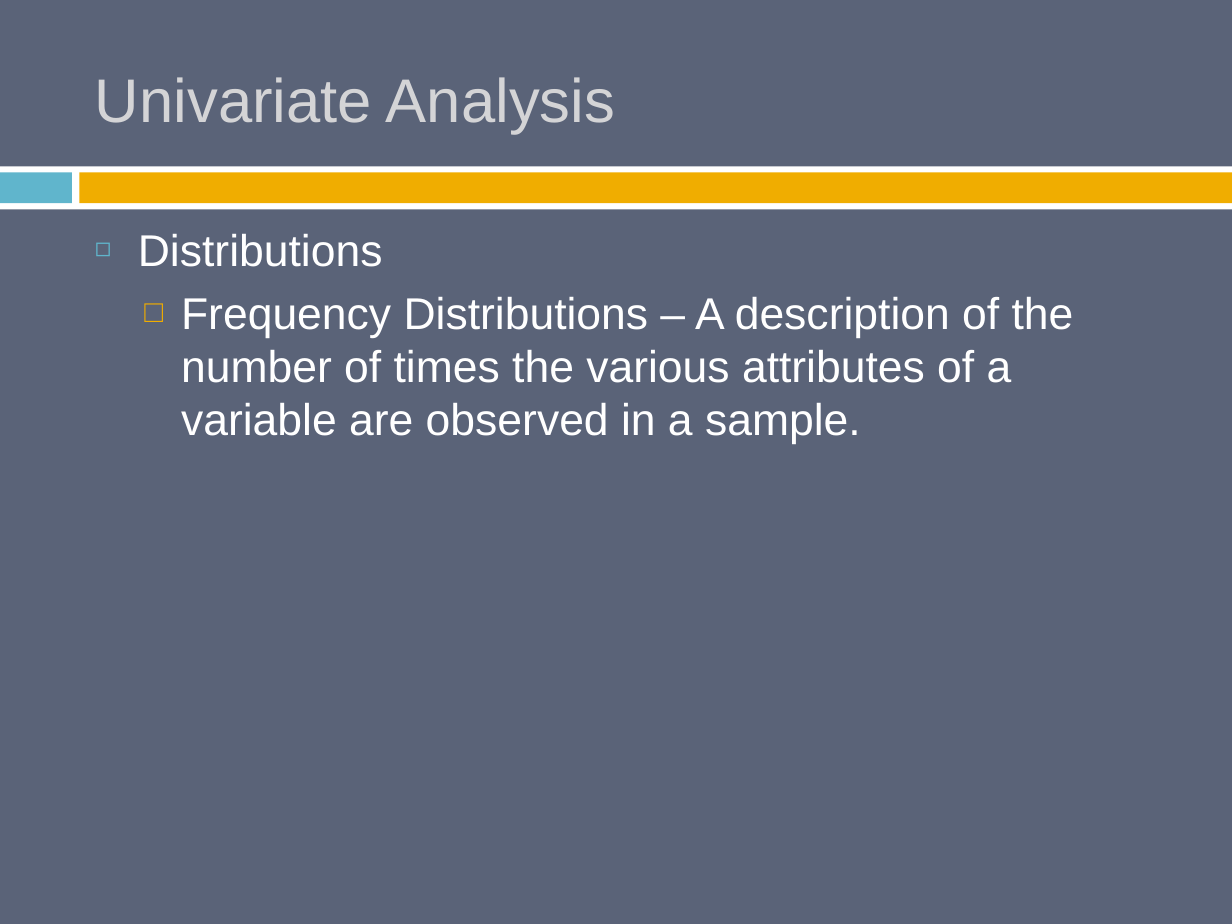
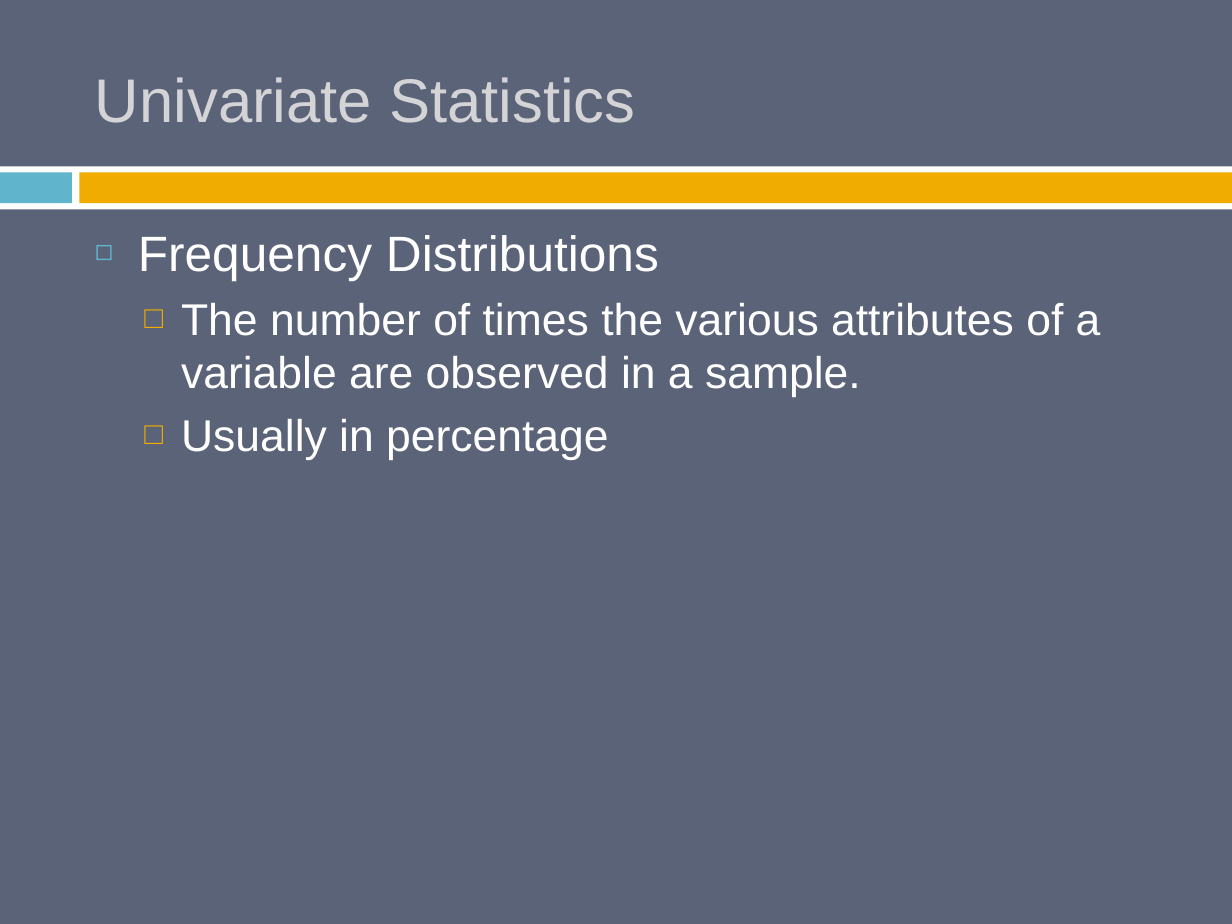
Before and after one commit to burrelvannjr/methods_csuf, a slide deck: slide 13 of ppts/old/Babbie_7e_PPT_ch_14.pptx (slide 11 before the commit). Drawn at 1232x924 pixels with LibreOffice and Linux fonts; fonts in the diff are those of the drawing. Boxes give left, top, right and bottom in pixels: in the first picture for what was removed or moved away, otherwise in the second. Text is boxed around its words. In the diff, an @@ line names an element or a change of style, - is before the commit and + after.

```diff
--- a/ppts/old/Babbie_7e_PPT_ch_14.pptx
+++ b/ppts/old/Babbie_7e_PPT_ch_14.pptx
@@ title at [95,77,635,123]: text changed @@
-Univariate Analysis
+Univariate Statistics
@@ text at [138,235,1101,460]: text changed @@
-◻ Distributions
-  □ Frequency Distributions – A description of the number of times the various attributes of a variable are observed in a sample.
+◻ Frequency Distributions
+  □ The number of times the various attributes of a variable are observed in a sample.
+  □ Usually in percentage
```
Also in this commit, not shown: 25 other slides changed, 4 slides added, 31 other files.
